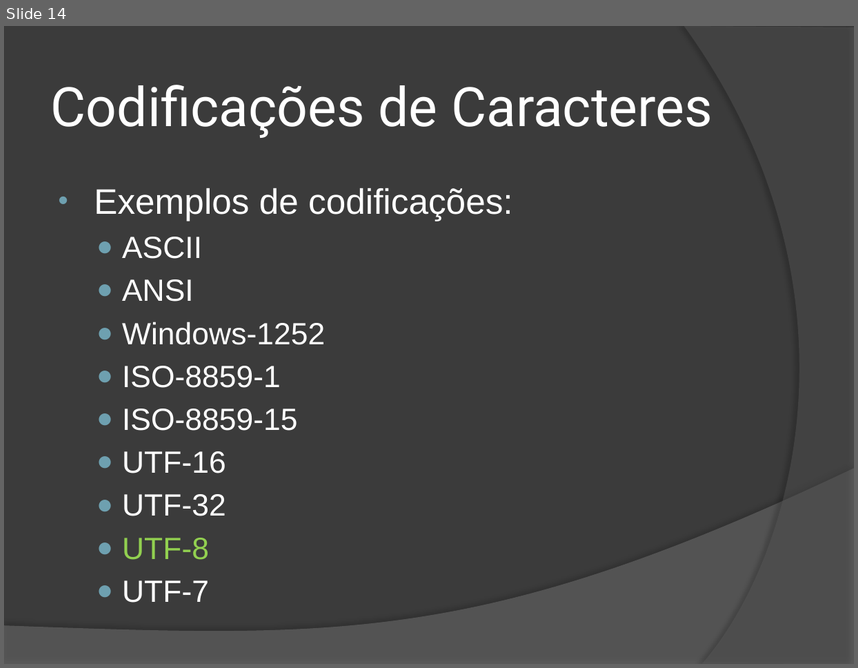
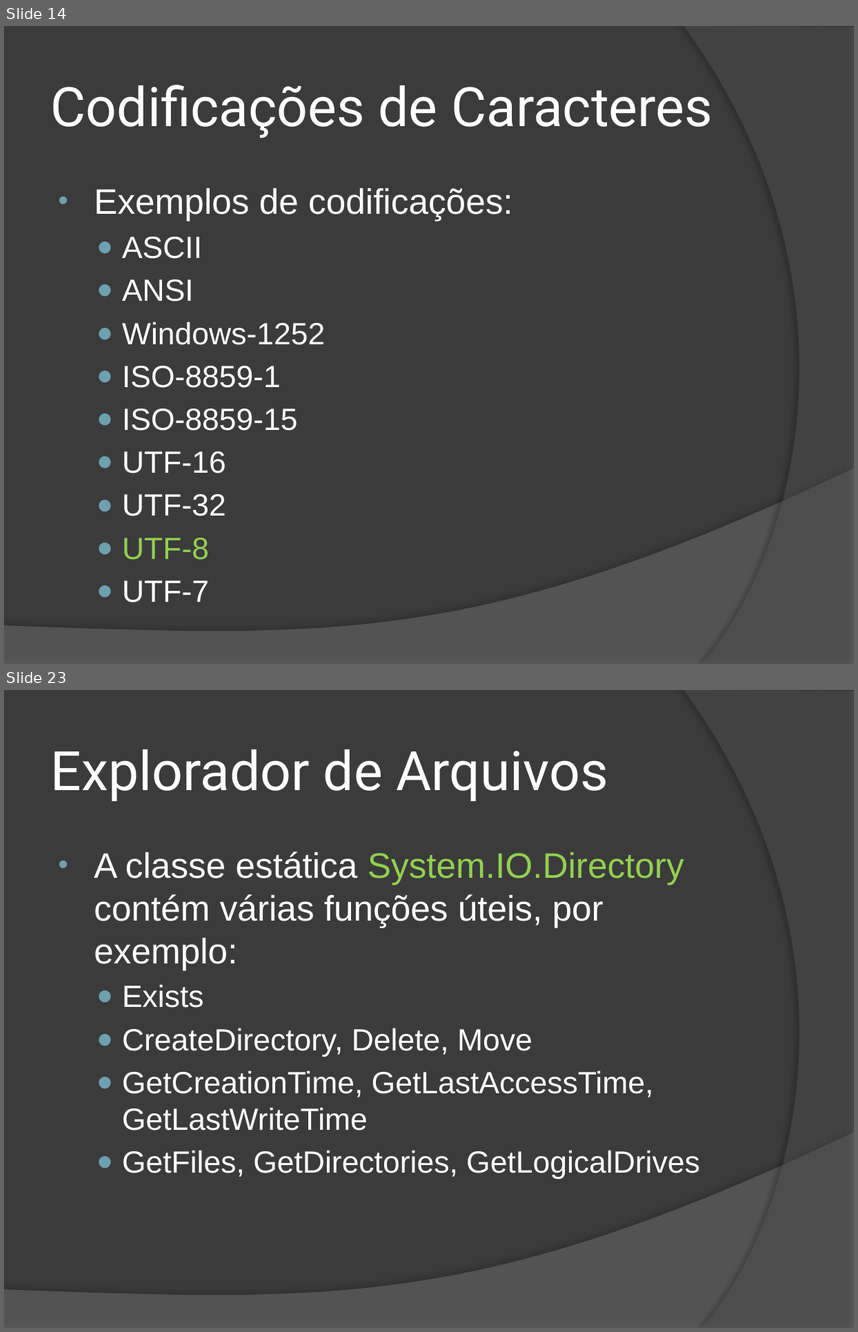
Before and after one commit to wind39/wind39.github.io, a slide deck: curso/modulo2capitulo3-off.pptx. Shown one above the other, each under a label of ours: slide 14 before the commit, slides 14 and 23 after it; the slides between them are not shown. The pictures are 858x668 and 858x1332 pixels, drawn with LibreOffice and Linux fonts; fonts in the diff are those of the drawing. Boxes give left, top, right and bottom in pixels: in the first picture for what was removed or moved away, otherwise in the second. Text is boxed around its words. In the diff, an @@ line names an element or a change of style, - is before the commit and + after.

```diff
--- a/curso/modulo2capitulo3-off.pptx
+++ b/curso/modulo2capitulo3-off.pptx
@@ slide 23 added at box(4, 690, 854, 1328), background #3B3B3B; not listed: 2 template elements that a slide beside it also shows @@
@@ title added at box(51, 749, 608, 801), 46 pt, text #FFFFFF @@
+Explorador de Arquivos
@@ text added at box(94, 851, 700, 1179), 26 pt, text #FFFFFF @@
+• A classe estática System.IO.Directory contém várias funções úteis, por exemplo:
+  ● Exists
+  ● CreateDirectory, Delete, Move
+  ● GetCreationTime, GetLastAccessTime, GetLastWriteTime
+  ● GetFiles, GetDirectories, GetLogicalDrives
```
Also in this commit, not shown: 2 slides changed, 8 other slides added, 18 other files.
